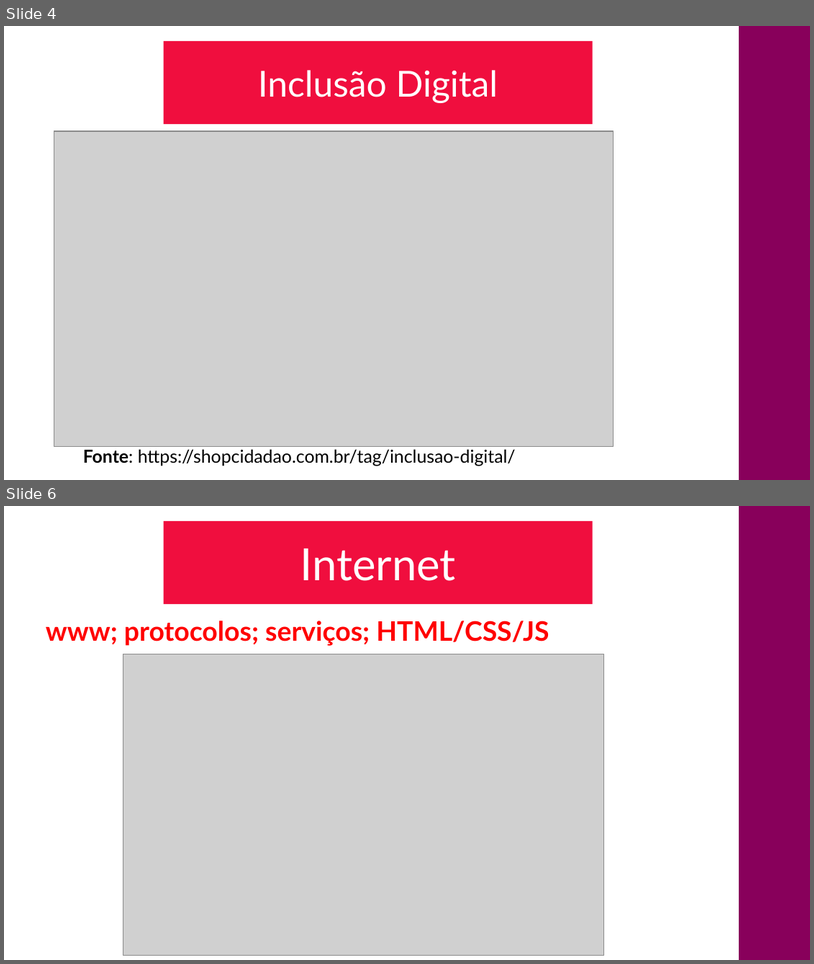
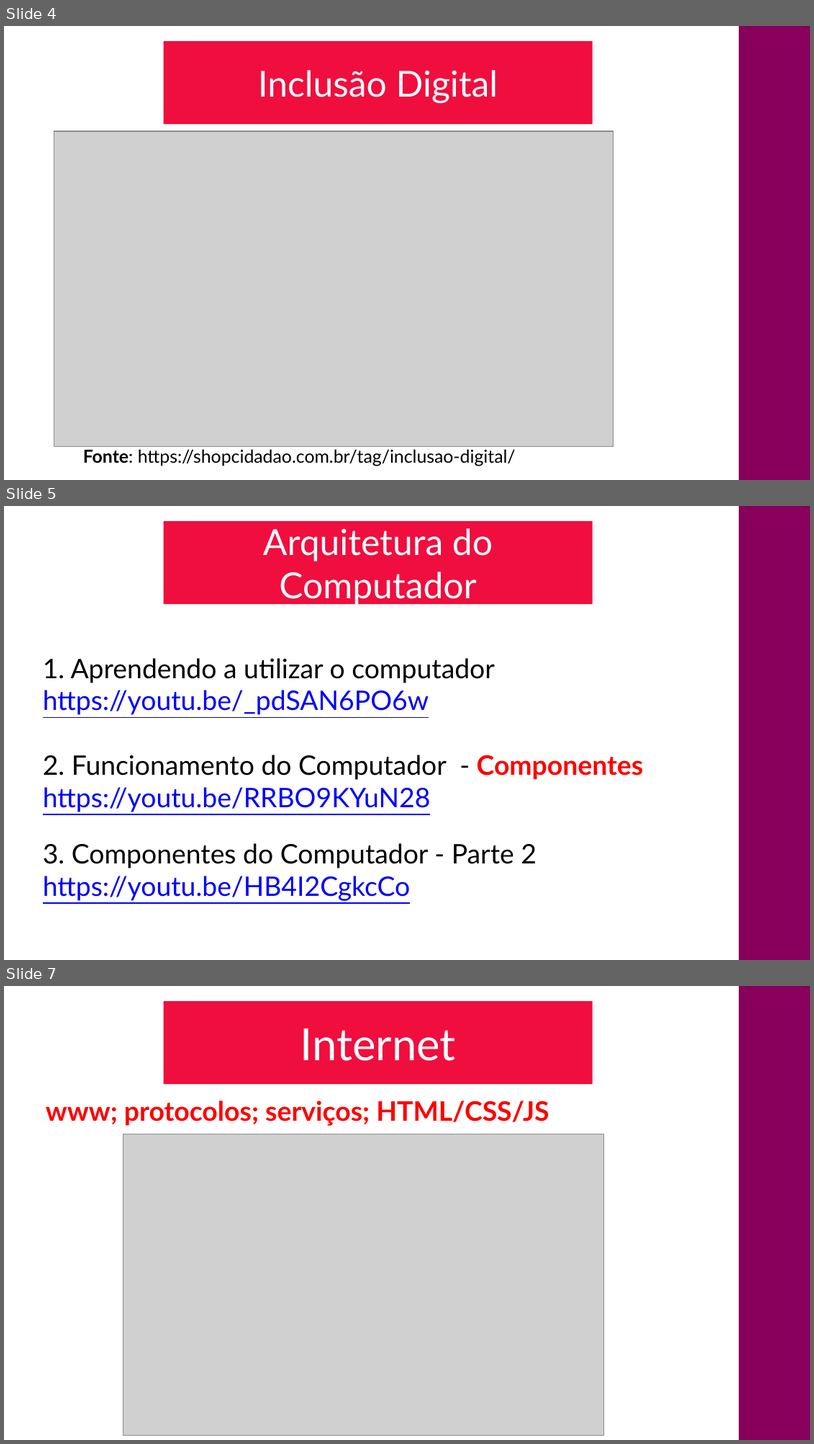
Before and after one commit to CloudEducationBrazil/nidyduqswyden, a slide deck: 01 Classes/Aula01- Noções de Informática.pptx. Shown one above the other, each under a label of ours: slides 4 and 6 before the commit, slides 4, 5 and 7 after it; the slides between them are not shown. The pictures are 814x964 and 814x1444 pixels, drawn with LibreOffice and Linux fonts; fonts in the diff are those of the drawing; grey boxes stand for pictures; background and template pictures are left out. Boxes give left, top, right and bottom in pixels: in the first picture for what was removed or moved away, otherwise in the second. Text is boxed around its words. In the diff, an @@ line names an element or a change of style, - is before the commit and + after.

Commit message:
arq comput NID 18Abr2024

```diff
--- a/01 Classes/Aula01- Noções de Informática.pptx
+++ b/01 Classes/Aula01- Noções de Informática.pptx
@@ slide 5 added at box(4, 506, 810, 960), background #FFFFFF; not listed: 1 template element that a slide beside it also shows @@
@@ title added at box(164, 521, 593, 605), fill #F00E3E, 32 pt, text #FFFFFF @@
+Arquitetura do Computador
@@ text added at box(43, 658, 644, 901), 24 pt, text #000000 @@
+1. Aprendendo a utilizar o computador
+https://youtu.be/_pdSAN6PO6w
+2. Funcionamento do Computador - Componentes
+  https://youtu.be/RRBO9KYuN28
+  3. Componentes do Computador - Parte 2
+  https://youtu.be/HB4I2CgkcCo
@@ what was slide 6 is now slide 7 @@
```
Also in this commit, not shown: 1 slide changed, 2 other files.
